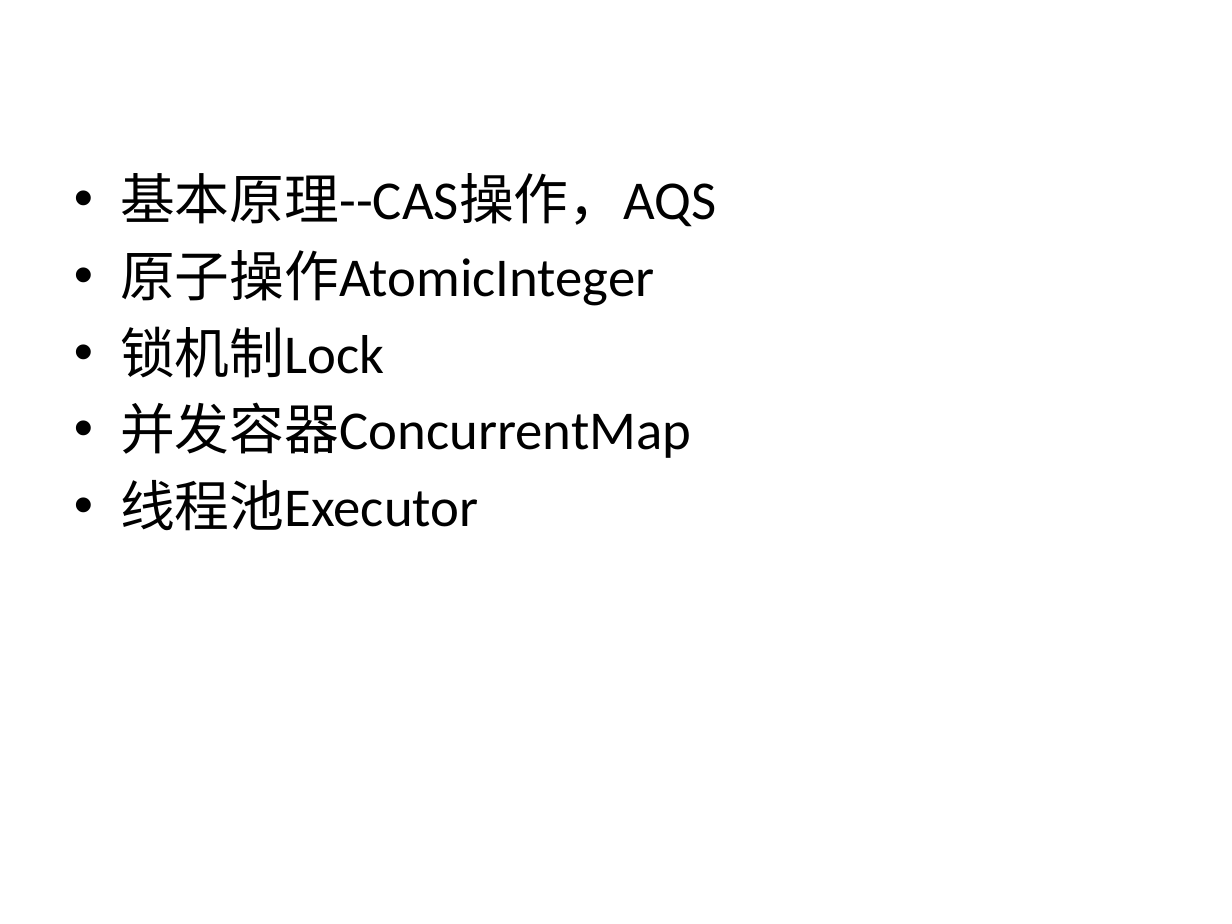
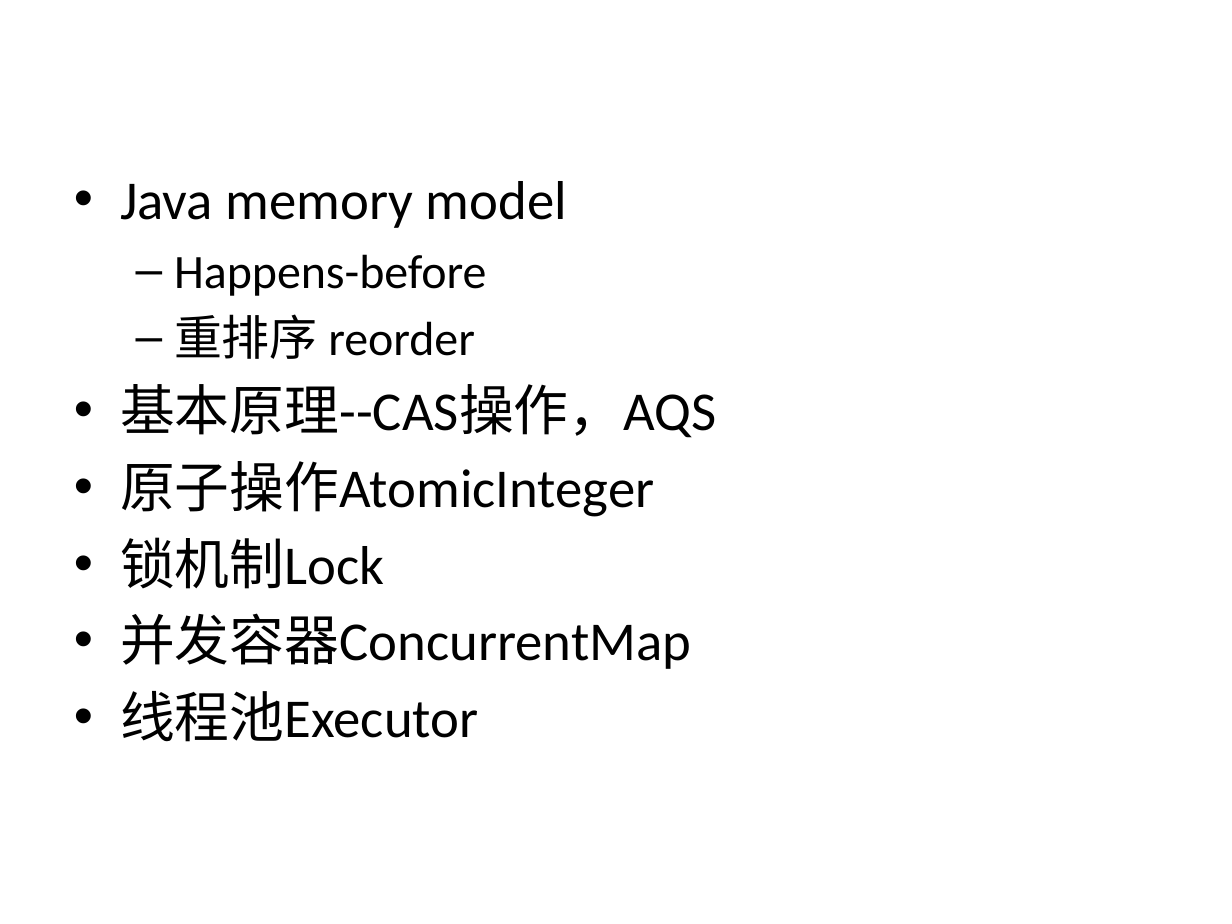
Before and after one commit to NickyQian/Practice, a slide deck: slide 2 of Document/Java Concurrency.pptx. Drawn at 1232x924 pixels with LibreOffice and Linux fonts; fonts in the diff are those of the drawing. Boxes give left, top, right and bottom in pixels: in the first picture for what was removed or moved away, otherwise in the second. Text is boxed around its words. In the diff, an @@ line names an element or a change of style, - is before the commit and + after.

Commit message:
add new slide in java concurrency session ppt

```diff
--- a/Document/Java Concurrency.pptx
+++ b/Document/Java Concurrency.pptx
@@ text at [120, 181, 567, 359]: paragraphs added @@
+• Java memory model
+  – Happens-before
+  – 重排序 reorder
```
Also in this commit, not shown: 4 slides added.
